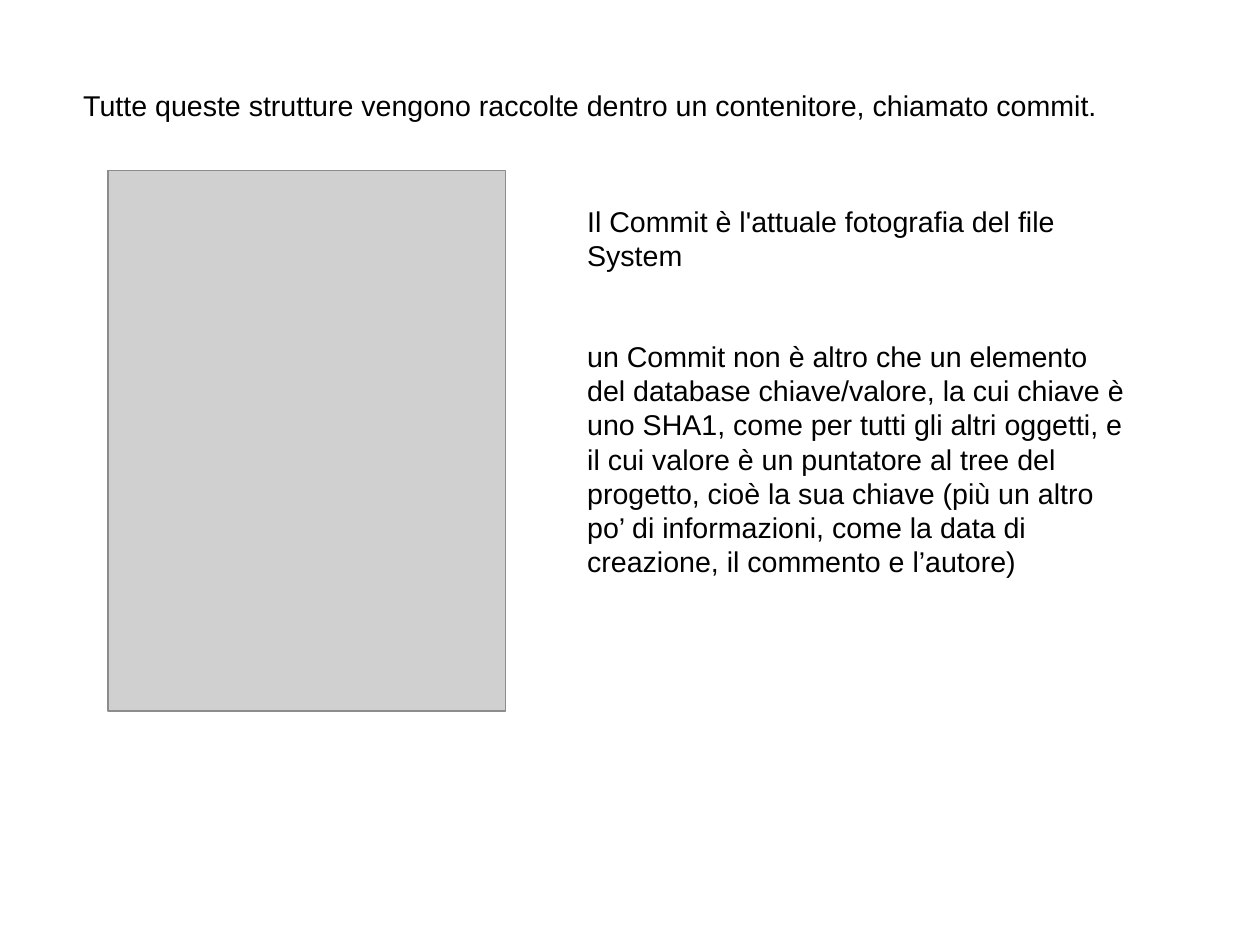
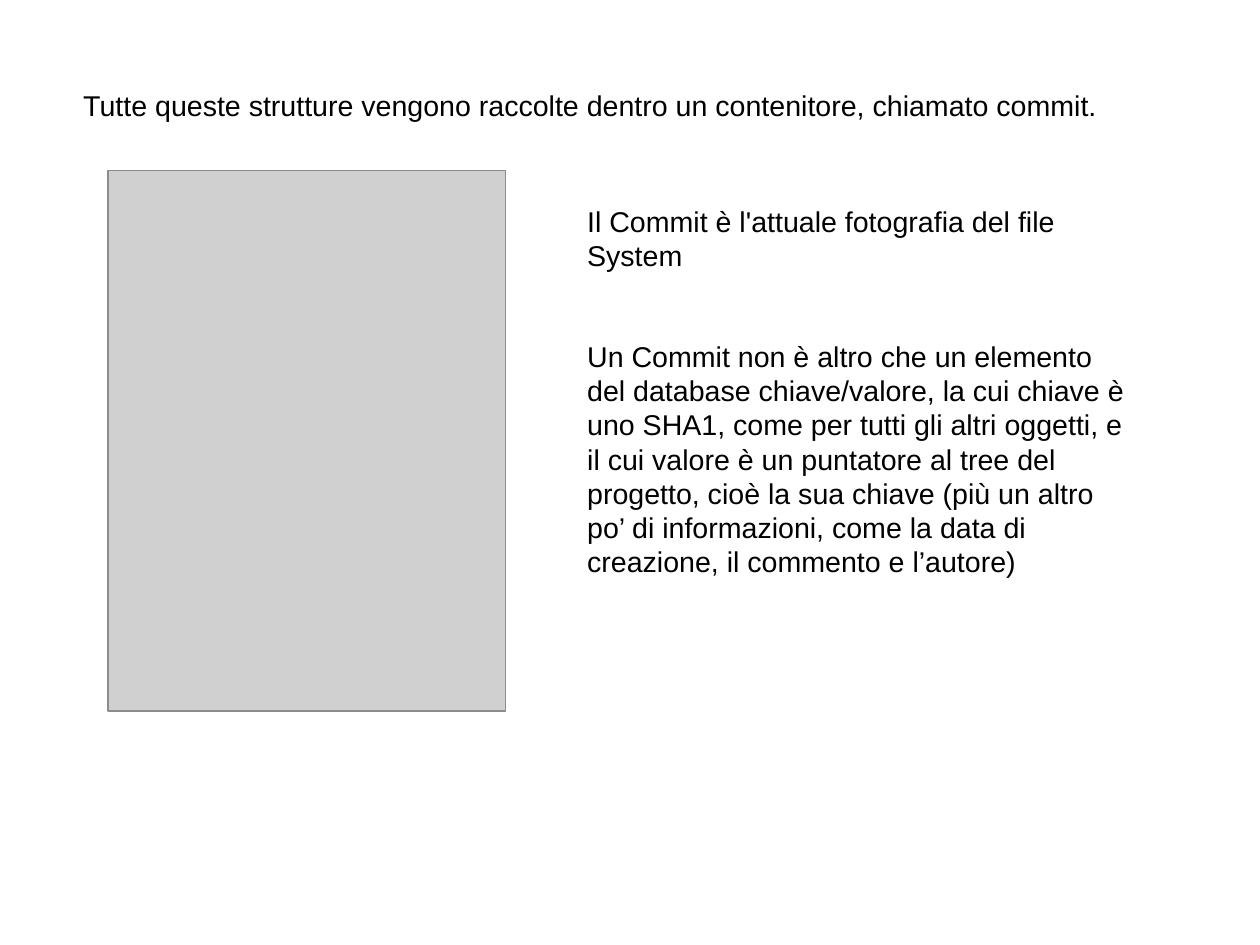
Before and after one commit to GioeleCicchini/Git-Presentation, a slide deck: slide 5 of presentazione git.odp. Drawn at 1260x945 pixels with LibreOffice and Linux fonts; fonts in the diff are those of the drawing; grey boxes stand for pictures. Boxes give left, top, right and bottom in pixels: in the first picture for what was removed or moved away, otherwise in the second. Text is boxed around its words. In the diff, an @@ line names an element or a change of style, - is before the commit and + after.

```diff
--- a/presentazione git.odp
+++ b/presentazione git.odp
@@ text at bbox=[587, 346, 1124, 578]: text changed @@
-un Commit non è altro che un elemento del database chiave/valore, la cui chiave è uno SHA1, come per tutti gli altri oggetti, e il cui valore è un puntatore al tree del progetto, cioè la sua chiave (più un altro po’ di informazioni, come la data di creazione, il commento e l’autore)
+Un Commit non è altro che un elemento del database chiave/valore, la cui chiave è uno SHA1, come per tutti gli altri oggetti, e il cui valore è un puntatore al tree del progetto, cioè la sua chiave (più un altro po’ di informazioni, come la data di creazione, il commento e l’autore)
```
Also in this commit, not shown: 3 other slides changed, 1 slide added.
